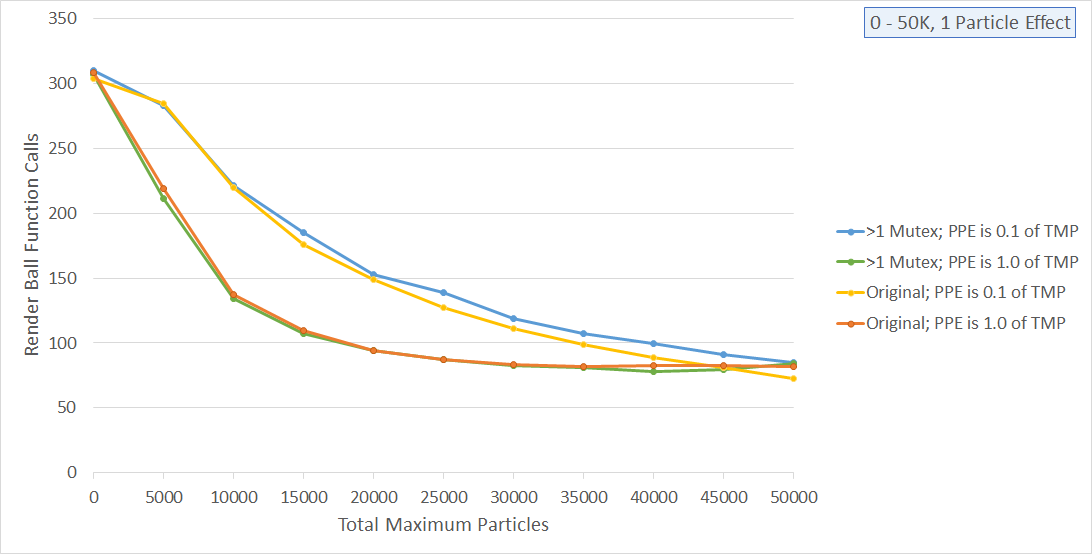
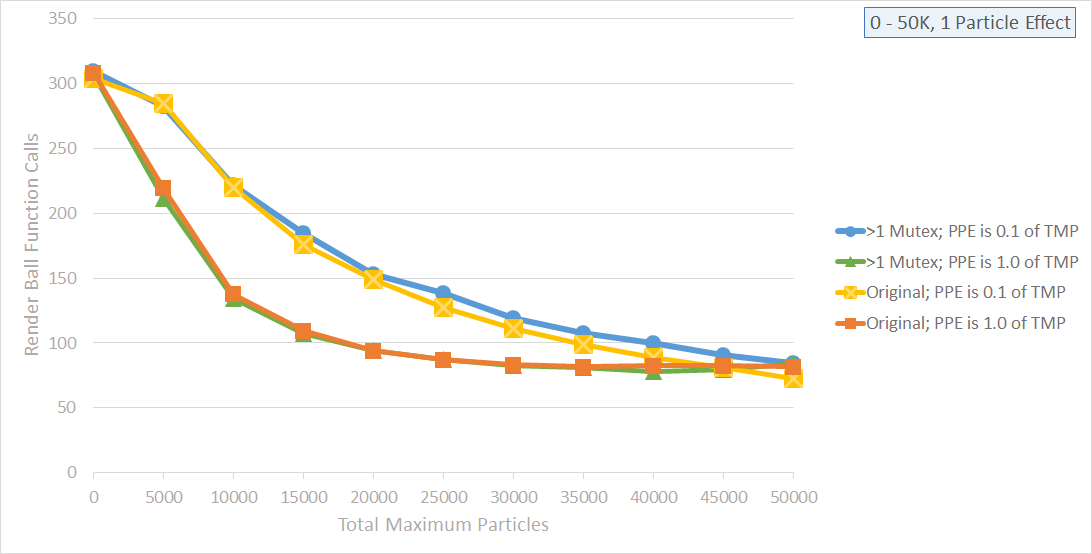
Layered file, before and after one edit (1092 x 554). Changes by layer:
added layer "Layer 2" above "Layer 1" over [23,12,1079,531]
